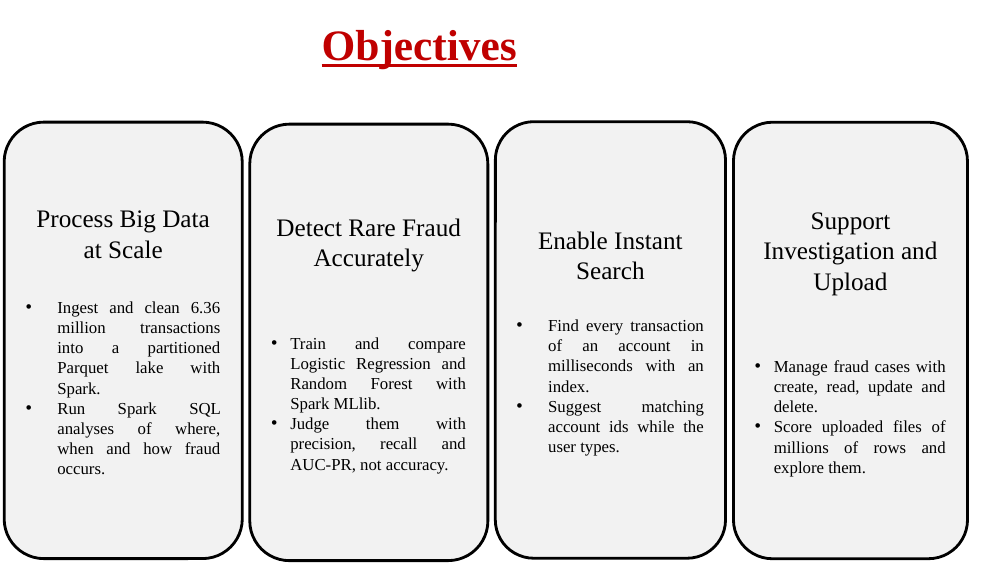
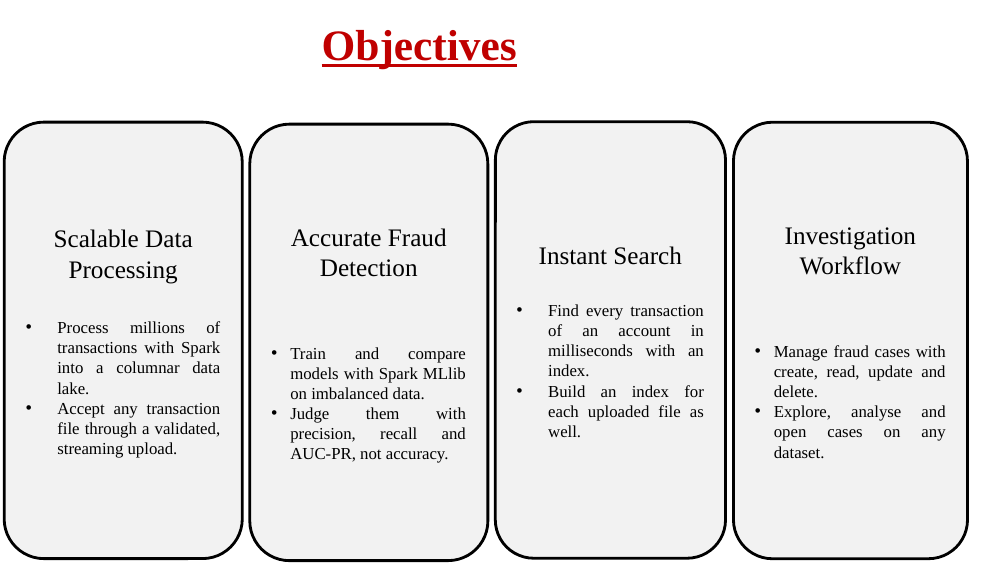
Before and after one commit to JayQuery-007/bank_transaction_analysis, a slide deck: slide 6 of docs/Mini_Project_Presentation.pptx. Drawn at 1008x567 pixels with LibreOffice and Linux fonts; fonts in the diff are those of the drawing; background and template pictures are left out. Boxes give left, top, right and bottom in pixels: in the first picture for what was removed or moved away, otherwise in the second. Text is boxed around its words. In the diff, an @@ line names an element or a change of style, - is before the commit and + after.

```diff
--- a/docs/Mini_Project_Presentation.pptx
+++ b/docs/Mini_Project_Presentation.pptx
@@ text in rounded rectangle at bbox=[54, 229, 221, 458]: text changed @@
-Process Big Data at Scale
-• Ingest and clean 6.36 million transactions into a partitioned Parquet lake with Spark.
-• Run Spark SQL analyses of where, when and how fraud occurs.
+Scalable Data Processing
+• Process millions of transactions with Spark into a columnar data lake.
+• Accept any transaction file through a validated, streaming upload.
@@ text in rounded rectangle at bbox=[290, 228, 466, 400]: text changed @@
-Detect Rare Fraud Accurately
-• Train and compare Logistic Regression and Random Forest with Spark MLlib.
+Accurate Fraud Detection
+• Train and compare models with Spark MLlib on imbalanced data.
@@ text in rounded rectangle at bbox=[785, 227, 916, 275]: text changed @@
-Support Investigation and Upload
+Investigation Workflow
@@ text in rounded rectangle at bbox=[539, 246, 681, 265]: text changed @@
-Enable Instant Search
+Instant Search
@@ text in rounded rectangle at bbox=[548, 385, 704, 437]: text changed @@
-• Suggest matching account ids while the user types.
+• Build an index for each uploaded file as well.
@@ text in rounded rectangle at bbox=[774, 405, 945, 458]: text changed @@
-• Score uploaded files of millions of rows and explore them.
+• Explore, analyse and open cases on any dataset.
```
Also in this commit, not shown: 7 other slides changed, 5 other files.
